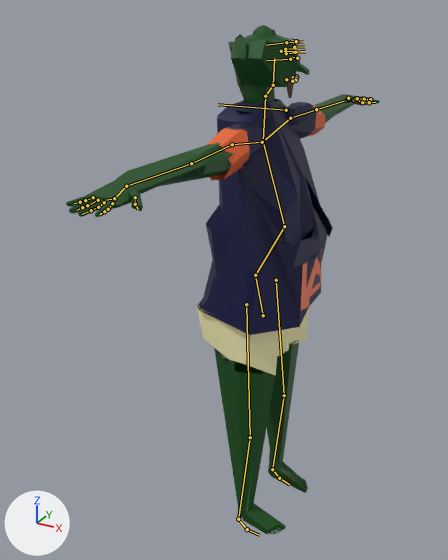
A saved change to the glTF model Gangsta Wizards/Main/Card Shark Campaign/Character Models/Goblins/goblin_10.glb.
Before and after are seen from a 50 mm camera at (0.747, -1.616, 1.147) aimed at (-0.126, -0.029, 0.354). Lighting does not change. The marker at lower left points along +X, +Y and +Z. The picture after the commit comes second. The bones that change, and the others that lie on the model, are drawn over the model as lines.

Names of what the first picture shows: 'gob10body'.
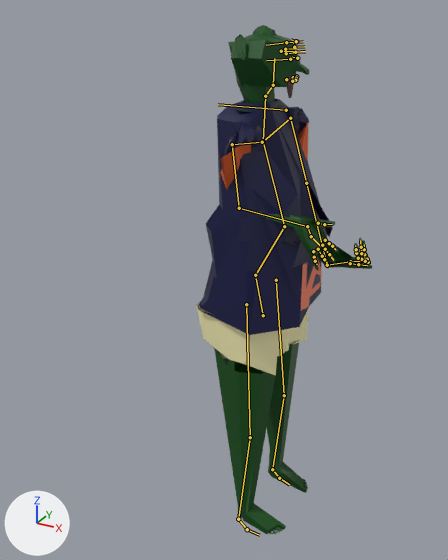
The newer file adds an action. The first version stands in its rest pose; the second is drawn at frame 1 of the action 'Walking Upper'.

What the commit changed:
Bone 'Bicep L' (bone_bicep_l) turns from (0, 0, 0) to (2, 49, -93) degrees about its own x, y and z.
Bone 'Wrist L' (bone_wrist_l) turns from (0, 0, 0) to (107, -27, 134) degrees about its own x, y and z.
Bone 'Pointer 1 L' (bone_pointer_1_l) turns from (0, 0, 0) to (-118, -8, 47) degrees about its own x, y and z.
Bone 'Middle 1 L' (bone_middle_1_l) turns from (0, 0, 0) to (-100, 4, 20) degrees about its own x, y and z.
Bone 'Ring 1 L' (bone_ring_1_l) turns from (0, 0, 0) to (-96, 13, 17) degrees about its own x, y and z.
Bone 'Pinky 1 L' (bone_pinky_1_l) turns from (0, 0, 0) to (-109, 36, -27) degrees about its own x, y and z.
Bone 'Bicep R' (bone_bicep_r) turns from (0, 0, 0) to (-36, -53, 150) degrees about its own x, y and z.
Bone 'Forearm R' (bone_forearm_r) turns from (0, 0, 0) to (0, -1, -106) degrees about its own x, y and z.
Bone 'Wrist R' (bone_wrist_r) turns from (0, 0, 0) to (-80, 14, 5) degrees about its own x, y and z.

Boxes (x1, y1, x2, y2) around the edits, measured in the pictures (448 x 560 px):
'gob10body', posed (44% narrower)
    before: (66, 25, 380, 534)
    after: (196, 25, 372, 534)
bone 'Bicep L', root to tip
    before: (290, 118) to (316, 109)
    after: (290, 118) to (306, 183)
bone 'Wrist L', root to tip
    before: (347, 100) to (353, 100)
    after: (327, 265) to (350, 261)
bone 'Pointer 1 L', root to tip
    before: (365, 100) to (368, 100)
    after: (368, 262) to (367, 259)
bone 'Middle 1 L', root to tip
    before: (359, 100) to (362, 99)
    after: (365, 261) to (364, 254)
bone 'Ring 1 L', root to tip
    before: (354, 100) to (355, 99)
    after: (361, 259) to (361, 253)
bone 'Pinky 1 L', root to tip
    before: (348, 99) to (348, 99)
    after: (358, 258) to (356, 253)
bone 'Bicep R', root to tip
    before: (232, 144) to (191, 163)
    after: (232, 144) to (239, 208)
bone 'Forearm R', root to tip
    before: (191, 163) to (126, 186)
    after: (239, 208) to (307, 226)
bone 'Wrist R', root to tip
    before: (126, 186) to (114, 198)
    after: (307, 226) to (311, 236)
